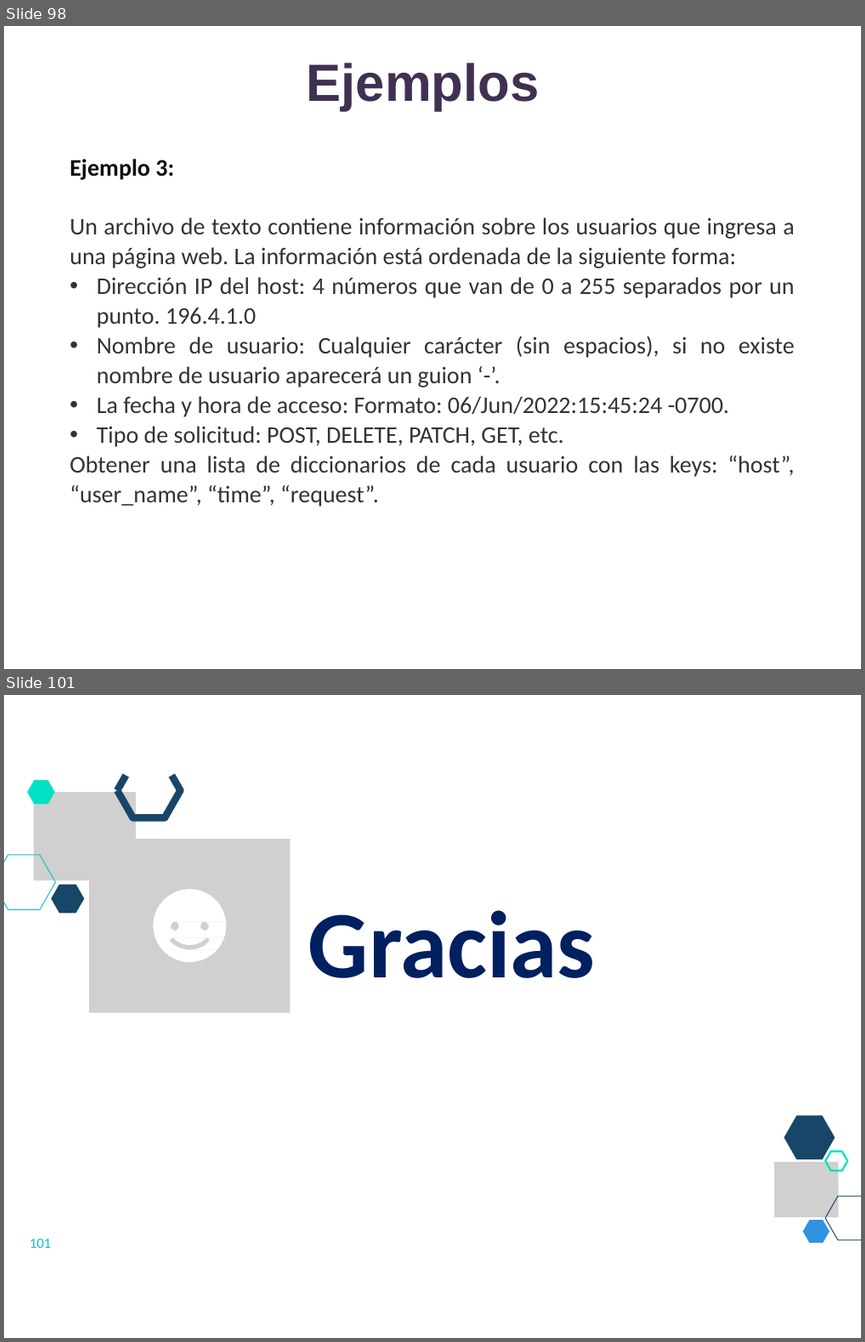
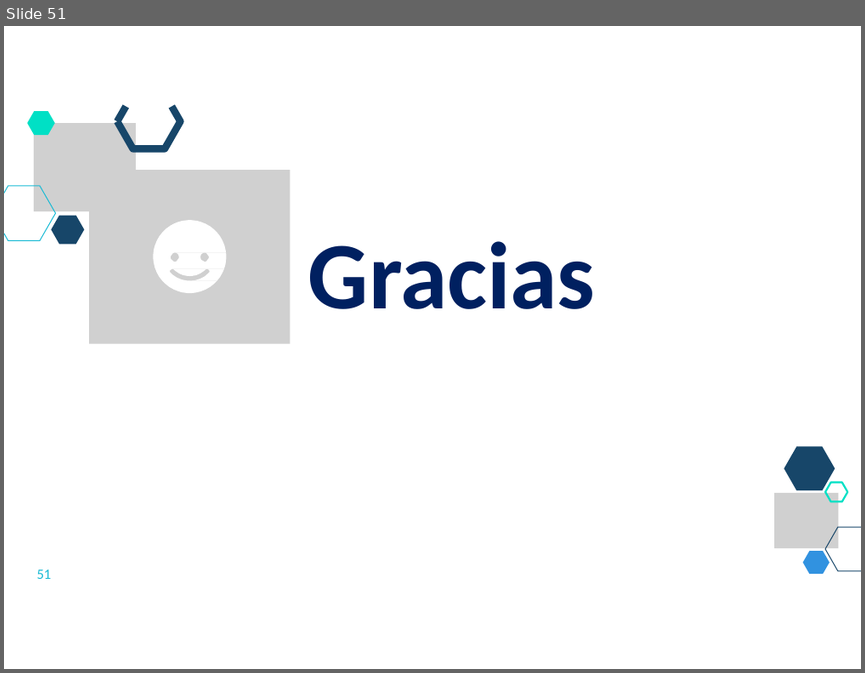
Before and after one commit to lizetheP/Analitica, a slide deck: CalendarioAgo2022/presentaciones/18_Expresiones_regulares.pptx. Shown one above the other, each under a label of ours: slides 98 and 101 before the commit, slide 51 after it; the slides between them are not shown. The pictures are 865x1342 and 865x673 pixels, drawn with LibreOffice and Linux fonts; fonts in the diff are those of the drawing; grey boxes stand for pictures. Boxes give left, top, right and bottom in pixels: in the first picture for what was removed or moved away, otherwise in the second. Text is boxed around its words. In the diff, an @@ line names an element or a change of style, - is before the commit and + after.

```diff
--- a/CalendarioAgo2022/presentaciones/18_Expresiones_regulares.pptx
+++ b/CalendarioAgo2022/presentaciones/18_Expresiones_regulares.pptx
@@ slide 98 removed at box(4, 26, 861, 669), background #FFFFFF @@
@@ title removed at box(307, 63, 540, 110) @@
-Ejemplos
@@ text removed at box(69, 159, 174, 180) @@
-Ejemplo 3:
@@ text removed at box(69, 217, 794, 506) @@
-Un archivo de texto contiene información sobre los usuarios que ingresa a una página web. La información está ordenada de la siguiente forma:
-• Dirección IP del host: 4 números que van de 0 a 255 separados por un punto. 196.4.1.0
-• Nombre de usuario: Cualquier carácter (sin espacios), si no existe nombre de usuario aparecerá un guion ‘-’.
-• La fecha y hora de acceso: Formato: 06/Jun/2022:15:45:24 -0700.
-• Tipo de solicitud: POST, DELETE, PATCH, GET, etc.
-Obtener una lista de diccionarios de cada usuario con las keys: “host”, “user_name”, “time”, “request”.
@@ what was slide 101 is now slide 51 @@
@@ page number at box(37, 569, 52, 578): text changed @@
-101
+51
```
Also in this commit, not shown: 9 slides changed, 1 slide added, 50 other slides removed, 2 other files.
